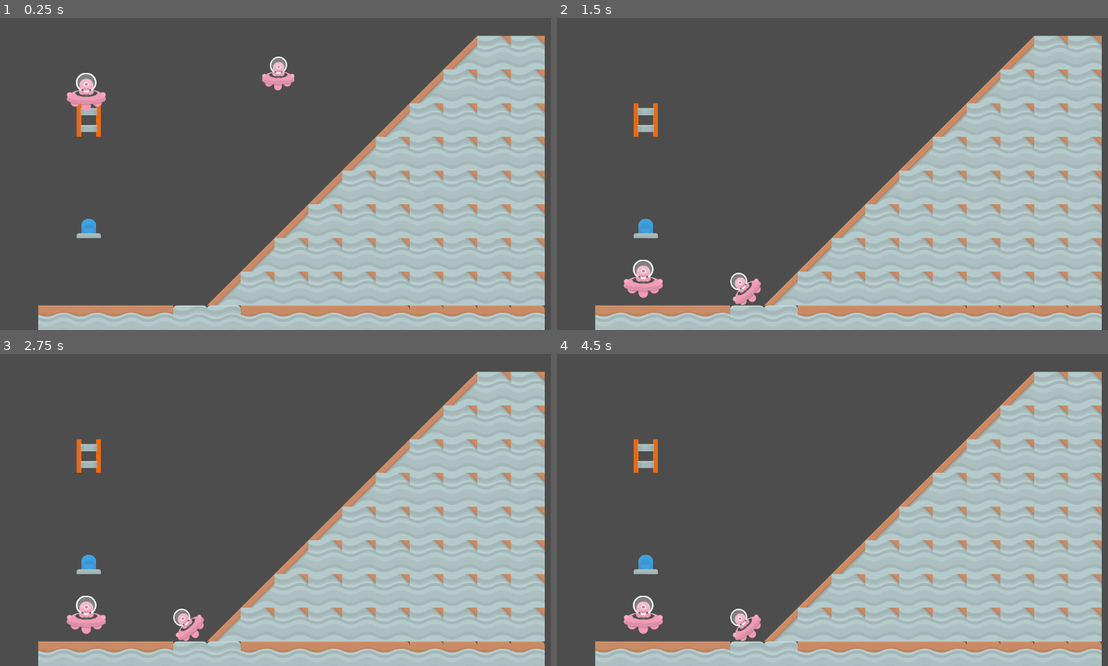
Above: before the commit, frames 1-4 (two rows, left to right).
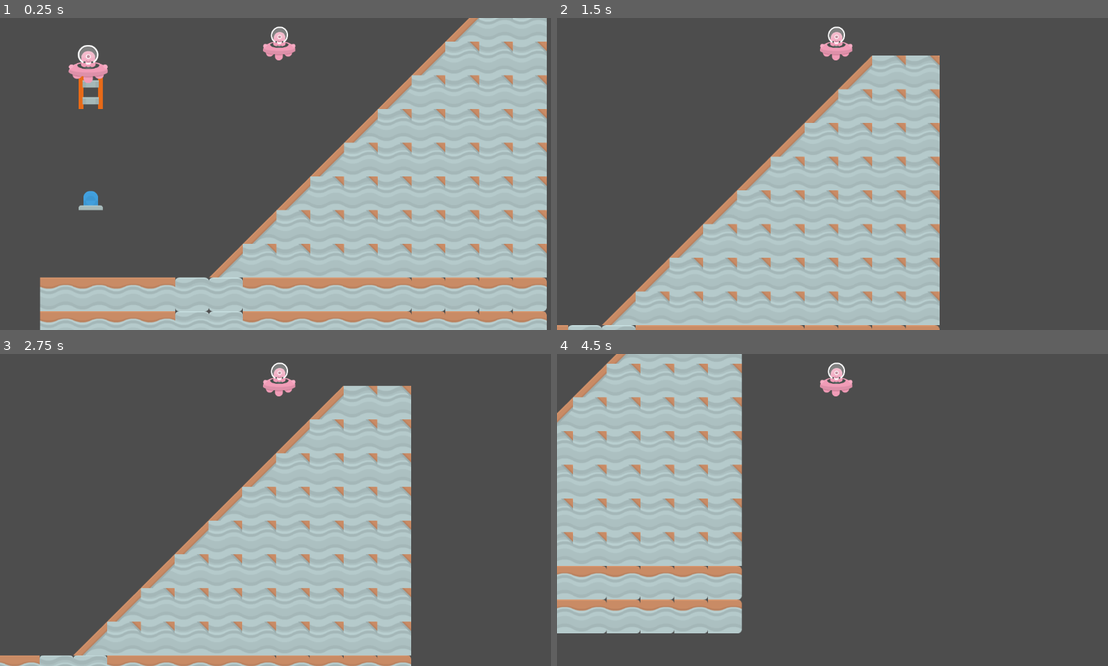
Above: after the commit, the same moments.

Repository: Tamy-dsv/Trilha_godot_new
Game: Godot game, scene res://node_2d.tscn
The game is run twice, just before and just after one commit, with the same random seed, the same clock (stepped at 60 frames per second) and the same inputs. This scene is started directly instead of the project's main scene.
Inputs:
- Up to frame 1 (0.25 s): no input
- Up to frame 2 (1.5 s): tap Enter (ui_accept) at 0.5, 0.6, 0.77, 1.07, 1.35 s; hold Right (ui_right) from 0.53 s (still down)
- Up to frame 3 (2.75 s): tap Enter (ui_accept) at 1.52, 1.82, 2.1 s; release Right (ui_right) at 2.03 s; hold Left (ui_left) from 2.03 s (still down)
- Up to frame 4 (4.5 s): release Left (ui_left) at 2.78 s; hold Right (ui_right) 2.78-4.28 s; tap Enter (ui_accept) at 2.85, 3.02, 3.32, 3.6, 3.77, 4.07, 4.35 s; hold Left (ui_left) from 4.28 s (still down)

The runs differ from the first frame. In frame 1, 19% of the frame differs, in the area x 6-100%, y 0-100%; in frame 2, 50%; in frame 3, 46%; in frame 4, 69%, in the area x 0-99%, y 0-100%.

Commit message:
cenarios
movimentando

Diff:
--- a/plataforma_industrial/novo-projeto-de-jogo/node_2d.tscn
+++ b/plataforma_industrial/novo-projeto-de-jogo/node_2d.tscn
@@ -1,7 +1,8 @@
-[gd_scene load_steps=7 format=3 uid="uid://dt0q5c6x112lt"]
+[gd_scene load_steps=8 format=3 uid="uid://dt0q5c6x112lt"]
 
 [ext_resource type="Texture2D" uid="uid://b57ne3ar2epo2" path="res://kenney_platformer-pack-industrial/Tilesheet/platformerPack_industrial_tilesheet.png" id="1_0e48y"]
 [ext_resource type="Texture2D" uid="uid://d0nhonio10wp1" path="res://kenney_alien-ufo-pack/PNG/shipPink_manned.png" id="2_epypp"]
+[ext_resource type="Script" uid="uid://ciagcac2pywcf" path="res://scripts/alien.gd" id="3_epypp"]
 
 [sub_resource type="PhysicsMaterial" id="PhysicsMaterial_0e48y"]
 friction = 0.07
@@ -1692,13 +1693,15 @@
 radius = 50.0
 
 [node name="Node2D" type="Node2D"]
-position = Vector2(9, -30)
+position = Vector2(13, 32)
 
 [node name="TileMap" type="TileMap" parent="."]
 position = Vector2(70, 67)
 tile_set = SubResource("TileSet_q6r6c")
 format = 2
+layer_0/name = "cenario"
 layer_0/tile_data = PackedInt32Array(524288, 131072, 0, 524289, 131072, 0, 524290, 131072, 0, 524291, 131072, 0, 524294 …(2257 unchanged characters)…
+layer_1/name = "ajustes"
 
 [node name="RigidBody2D" type="RigidBody2D" parent="TileMap"]
 
@@ -1711,15 +1714,19 @@
 scale = Vector2(0.653226, 0.625984)
 texture = ExtResource("2_epypp")
 
-[node name="RigidBody2D2" type="RigidBody2D" parent="TileMap"]
-position = Vector2(399, -39)
+[node name="CharacterBody2D" type="CharacterBody2D" parent="TileMap"]
+position = Vector2(-2, -9)
+script = ExtResource("3_epypp")
 
-[node name="CollisionShape2D" type="CollisionShape2D" parent="TileMap/RigidBody2D2"]
-position = Vector2(103, 94)
+[node name="CollisionShape2D" type="CollisionShape2D" parent="TileMap/CharacterBody2D"]
+position = Vector2(502, 55)
 shape = SubResource("CircleShape2D_kdubu")
 
-[node name="ShipPinkManned" type="Sprite2D" parent="TileMap/RigidBody2D2/CollisionShape2D"]
+[node name="ShipPinkManned" type="Sprite2D" parent="TileMap/CharacterBody2D/CollisionShape2D"]
 position = Vector2(-4.00001, -5)
 scale = Vector2(0.544355, 0.55315)
 skew = 0.0296706
 texture = ExtResource("2_epypp")
+
+[node name="Camera2D" type="Camera2D" parent="TileMap/CharacterBody2D"]
+position = Vector2(495, 321)
--- /dev/null
+++ b/plataforma_industrial/novo-projeto-de-jogo/scripts/alien.gd
@@ -0,0 +1,27 @@
+extends CharacterBody2D
+
+const SPEED = 400.0
+const JUMP_VELOCITY = -600.0
+var gravity: float = ProjectSettings.get_setting("physics/2d/default_gravity")
+
+func _physics_process(delta: float) -> void:
+	# Apply gravity if not on the floor
+	if not is_on_floor():
+		velocity.y += gravity * delta  # Ensure gravity is applied properly
+
+	# Jump when the jump button is pressed and the character is on the floor
+	if Input.is_action_just_pressed("ui_accept") and is_on_floor():
+		velocity.y = JUMP_VELOCITY
+
+	# Get direction for horizontal movement (left/right)
+	var direction := Input.get_axis("ui_left", "ui_right")
+	if direction != 0.0:
+		velocity.x = direction * SPEED
+	else:
+		# Smoothly decelerate to 0 if no input is detected
+		velocity.x = move_toward(velocity.x, 0.0, SPEED)
+
+	# Move the character using the updated velocity
+	move_and_slide(
+
+	)
--- a/plataforma_industrial/novo-projeto-de-jogo/alien.gd
+++ b/plataforma_industrial/novo-projeto-de-jogo/scripts/alien.gd.gd
@@ -11,7 +11,7 @@
 	if Input.is_action_just_pressed("ui_accept") and is_on_floor():
 		velocity.y = JUMP_VELOCTY
 
-	var direction := float(Input.get_axis("ui_left","ui_right")or 0.0)
+	var direction := Input.get_axis("ui_left","ui_right")
 	if direction !=0.0:
 		velocity.x = direction * SPEED
 	else:
Not shown, removed: plataforma_industrial/novo-projeto-de-jogo/alien.gd.uid
Not shown, added: plataforma_industrial/novo-projeto-de-jogo/scripts/alien.gd.gd.uid
Not shown, added: plataforma_industrial/novo-projeto-de-jogo/scripts/alien.gd.uid
